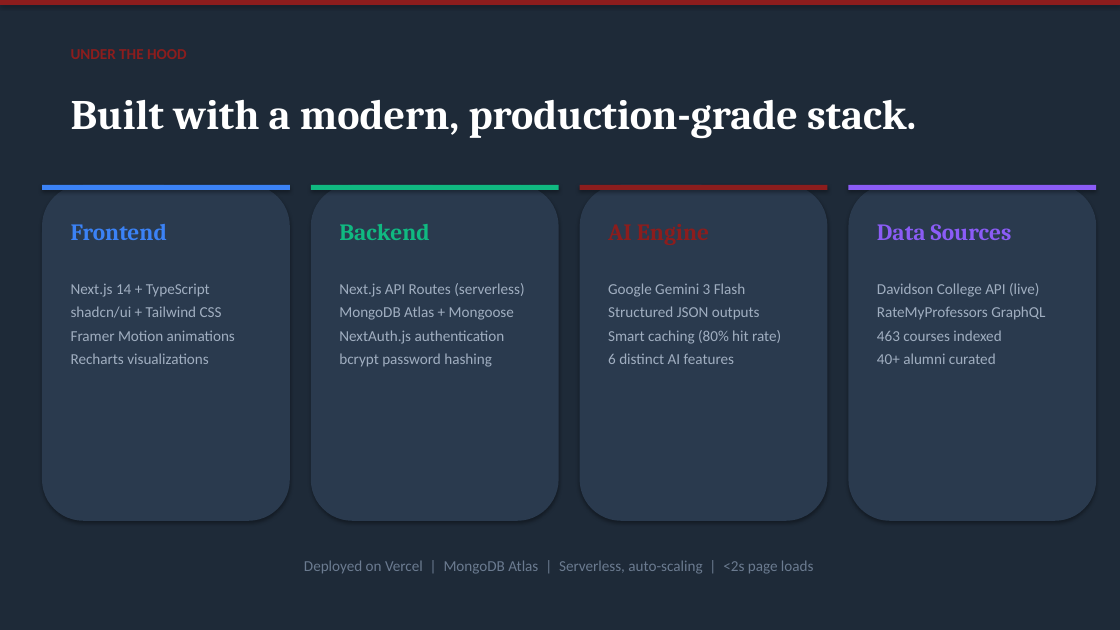
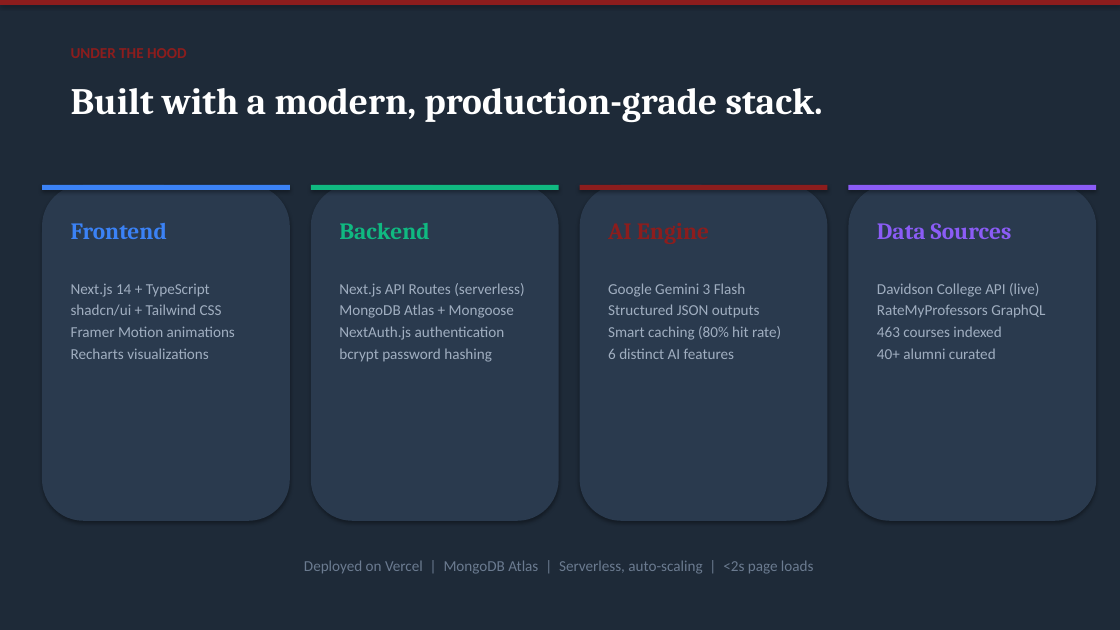
Before and after one commit to Hades-c/MakeItSo, a slide deck: slide 6 of MakeItSo_Pitch_Deck.pptx. Drawn at 1120x630 pixels with LibreOffice and Linux fonts; fonts in the diff are those of the drawing. Boxes give left, top, right and bottom in pixels: in the first picture for what was removed or moved away, otherwise in the second. Text is boxed around its words. In the diff, an @@ line names an element or a change of style, - is before the commit and + after.

```diff
--- a/MakeItSo_Pitch_Deck.pptx
+++ b/MakeItSo_Pitch_Deck.pptx
@@ text "Built with a modern, production-grade ..." moved from (x1=71, y1=99, x2=916, y2=139) to (x1=71, y1=88, x2=823, y2=122) @@
@@ text "Built with a modern, production-grade ..." at (x1=71, y1=88, x2=823, y2=122): size 36 to 32 pt; line spacing 45pt to 1 @@
@@ line spacing 16pt to 1; less space between paragraphs in 4 elements at (x1=71, y1=284, x2=235, y2=359), (x1=339, y1=283, x2=524, y2=362), (x1=608, y1=283, x2=781, y2=359), (x1=877, y1=283, x2=1045, y2=359) @@
```
Also in this commit, not shown: 10 other slides changed, 1 other file.
